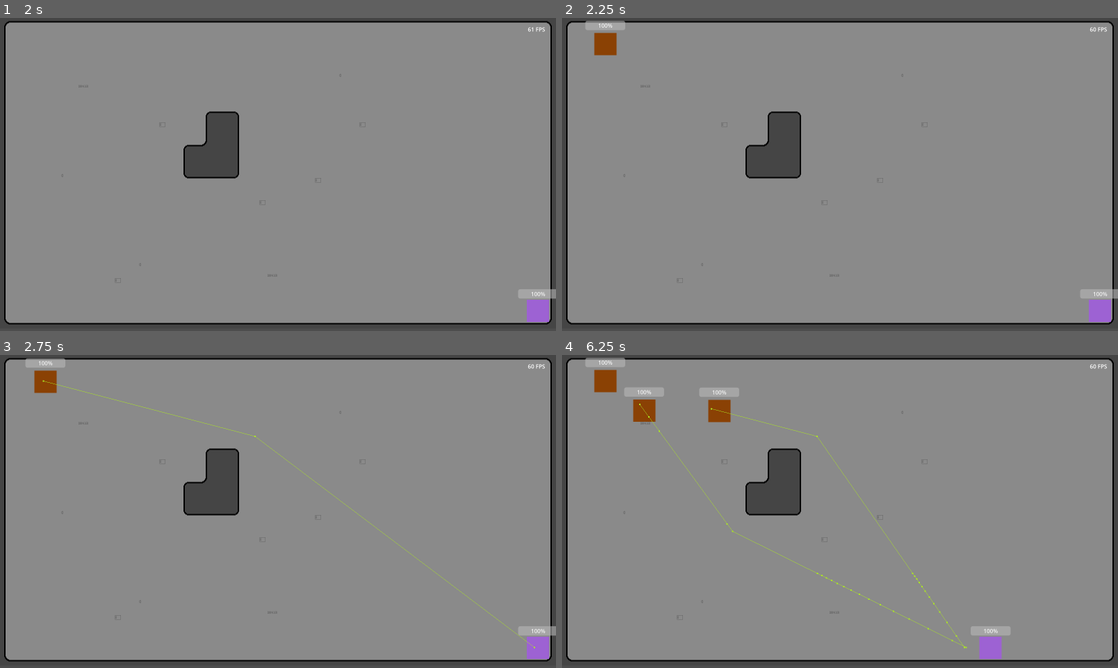
Above: before the commit, frames 1-4 (two rows, left to right).
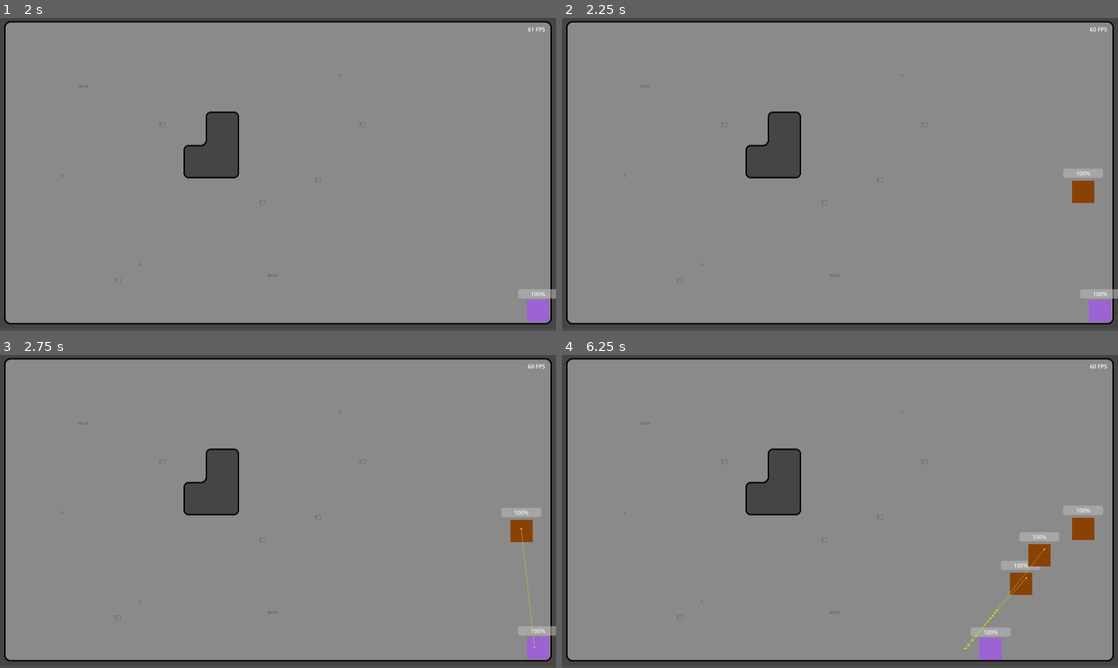
Above: after the commit, the same moments.

Repository: MikeBeasterfeld/bezerk-godot
Game: Godot game, scene res://scene/gameboard.tscn
The game is run twice, just before and just after one commit, with the same random seed, the same clock (stepped at 60 frames per second) and the same inputs.
Inputs:
- Up to frame 1 (2 s): tap Enter at 0.5 s; hold D (ui_right) 0.53-1.28 s; tap Space at 1.25 s; hold S (ui_down) from 1.28 s (still down)
- Up to frame 2 (2.25 s): tap Enter at 2 s; release S (ui_down) at 2.03 s; hold D (ui_right) from 2.03 s (still down)
- Up to frame 3 (2.75 s): keep holding D (ui_right)
- Up to frame 4 (6.25 s): release D (ui_right) at 2.78 s; hold W (ui_up) 2.78-3.53 s; hold A (ui_left) 3.53-5.03 s; hold S (ui_down) 5.03-5.78 s; hold D (ui_right) from 5.78 s (still down)

Frame 1 is identical in both runs. In frame 2, 1.0% of the frame differs, in the area x 4-98%, y 0-60%; in frame 3, 1.3%; in frame 4, 3.4%, in the area x 4-98%, y 0-98%.

Commit message:
Move enemy spawn to right side

Diff:
--- a/script/gameboard.gd
+++ b/script/gameboard.gd
@@ -15,7 +15,7 @@
 
 func _on_timer_timeout() -> void:
 	var instance = enemy_scene.instantiate()
-	instance.position = Vector2(125, 75)
+	instance.position = Vector2(1500, 500)
 	instance.target = my_dude
 
 	add_child(instance)
